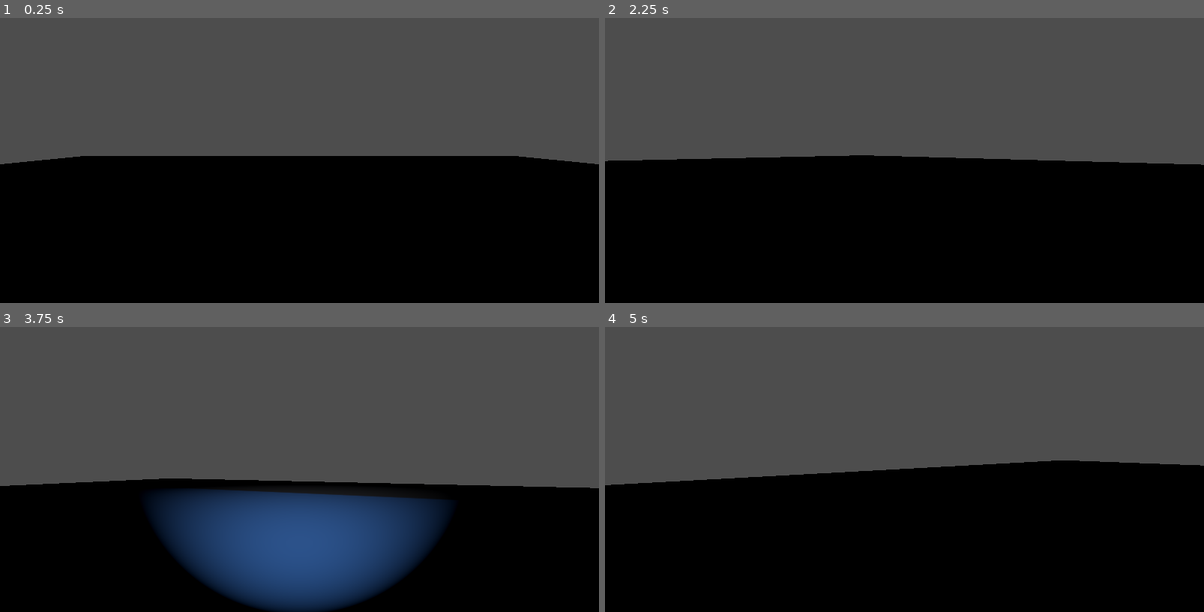
Above: before the commit, frames 1-4 (two rows, left to right).
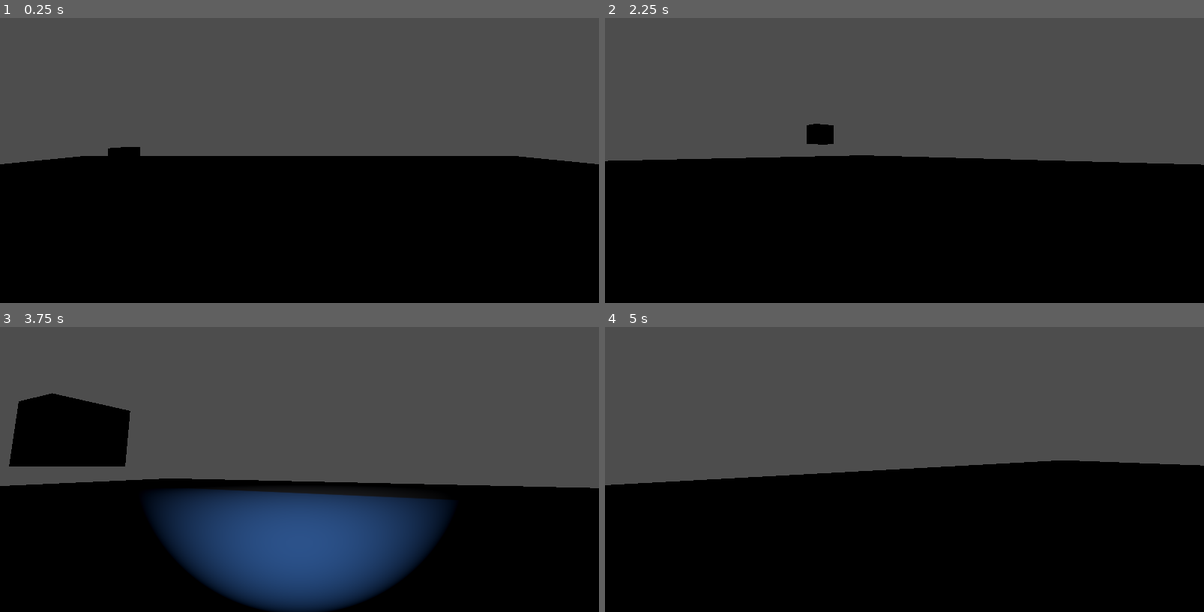
Above: after the commit, the same moments.

Repository: ztamagoru/LaboratorioII
Game: Godot game, scene res://scene_test.tscn
Same seed, same stepped clock (60 frames per second), same inputs: the game is played once before the commit and once after it. This scene is started directly instead of the project's main scene. The engine's default icon, where the game draws it, is replaced by a stand-in: a white triangle on a blue panel in a dark square.
Inputs (mouse positions are in pixels of both pictures, inside the frame that each line leads up to):
- Up to frame 1 (0.25 s): no input
- Up to frame 2 (2.25 s): move the mouse to (898, 140) at 0.52 s; hold F (flashlight) 0.53-1.28 s; hold W (move_forward) from 0.53 s (still down); tap Space (move_jump) at 0.77, 1.52 s; move the mouse to (946, 137) at 1.27 s; tap F (flashlight) at 1.35 s; move the mouse to (856, 132) at 2.02 s; hold Ctrl (move_crouch) from 2.03 s (still down)
- Up to frame 3 (3.75 s): tap F (flashlight) at 2.3, 3.05 s; move the mouse to (305, 443) at 2.77 s; release W (move_forward) at 2.78 s; release Ctrl (move_crouch) at 2.78 s; hold A (move_left) 2.78-3.53 s; tap Shift (move_sprint) at 2.85 s; tap Space (move_jump) at 3.02 s; move the mouse to (275, 438) at 3.52 s; hold W (move_forward) from 3.53 s (still down); hold F (flashlight) from 3.53 s (still down)
- Up to frame 4 (5 s): keep holding W (move_forward); tap Space (move_jump) at 3.77, 4.52 s; move the mouse to (934, 441) at 4.27 s; release F (flashlight) at 4.28 s; tap F (flashlight) at 4.35 s

The runs differ from the first frame. In frame 1, 0.2% of the frame differs, in the area x 18-24%, y 45-49%; in frame 2, 0.3%; in frame 3, 4.4%, in the area x 1-22%, y 23-49%; in frame 4, nothing differs.

Commit message:
Añadido deteccion del enemigo con la linterna

Diff:
--- a/scene_test.tscn
+++ b/scene_test.tscn
@@ -1,7 +1,8 @@
-[gd_scene load_steps=6 format=3 uid="uid://cvm6cqln8txh0"]
+[gd_scene load_steps=7 format=3 uid="uid://b8td54wes58m3"]
 
 [ext_resource type="Texture2D" uid="uid://b5lk0cj8gunfw" path="res://icon.svg" id="1_oqoec"]
 [ext_resource type="PackedScene" uid="uid://lo8hel43hvuk" path="res://scenes/components/player/player.tscn" id="2_6v5sk"]
+[ext_resource type="PackedScene" uid="uid://nak2ja0pbcll" path="res://scenes/components/enemies/flashlight enemy/flashlight_enemy.tscn" id="3_6v5sk"]
 
 [sub_resource type="BoxShape3D" id="BoxShape3D_k8rpb"]
 size = Vector3(100, 1, 100)
@@ -70,3 +71,6 @@
 
 [node name="Player" parent="." instance=ExtResource("2_6v5sk")]
 transform = Transform3D(1, 0, 0, 0, 1, 0, 0, 0, 1, 0, 1, 0)
+
+[node name="FlashlightEnemy" parent="." instance=ExtResource("3_6v5sk")]
+transform = Transform3D(1, 0, 0, 0, 1, 0, 0, 0, 1, -9.80465, 1.53086, -12.2851)
--- /dev/null
+++ b/scenes/components/enemies/flashlight enemy/flash_area.gd
@@ -0,0 +1,37 @@
+extends Area3D
+
+@export var flashlight : SpotLight3D
+@onready var shape: CollisionShape3D = $CollisionShape3D
+@onready var player : CharacterBody3D = $"../../.."
+
+func _ready():
+	body_entered.connect(_on_body_entered)
+	body_exited.connect(_on_body_exited)
+
+#func _process(delta: float) -> void:
+	#if spot_light and shape.shape is BoxShape3D:
+		#var range = spot_light.spot_range
+		#var angle = deg_to_rad(spot_light.spot_angle)
+#
+		## Calculamos tamaño del box para imitar el cono
+		#var box_size = Vector3(
+			#tan(angle / 2.0) * range,   # ancho según el ángulo
+			#tan(angle / 2.0) * range,   # alto según el ángulo
+			#range                      # profundidad = alcance
+		#)
+#
+		#shape.shape.size = box_size * 2.0           # tamaño completo del box
+		#shape.position = Vector3(0, 0, -range / 2)  # mover hacia adelante
+
+#func _on_body_entered(body: Node) -> void:
+	#if body.is_in_group("Enemigo"):
+		#if player._is_flashlight_on:
+			#print("Dentro")
+
+func _on_body_entered(body: Node) -> void:
+	if body.is_in_group("Enemigo") and player._is_flashlight_on:
+		print("Dentro")
+
+func _on_body_exited(body: Node) -> void:
+	if body.is_in_group("Enemigo"):
+		print("Fuera")
--- a/scenes/components/enemies/flashlight enemy/flashlight_enemy.tscn
+++ b/scenes/components/enemies/flashlight enemy/flashlight_enemy.tscn
@@ -4,7 +4,7 @@
 
 [sub_resource type="BoxMesh" id="BoxMesh_prel8"]
 
-[node name="FlashlightEnemy" type="CharacterBody3D"]
+[node name="FlashlightEnemy" type="CharacterBody3D" groups=["Enemigo"]]
 
 [node name="CollisionShape3D" type="CollisionShape3D" parent="."]
 shape = SubResource("BoxShape3D_14g0x")
--- a/scenes/components/player/player.tscn
+++ b/scenes/components/player/player.tscn
@@ -1,8 +1,9 @@
-[gd_scene load_steps=14 format=3 uid="uid://lo8hel43hvuk"]
+[gd_scene load_steps=16 format=3 uid="uid://lo8hel43hvuk"]
 
 [ext_resource type="Script" uid="uid://cyds8q3dmlcb3" path="res://scenes/components/player/player.gd" id="1_1xbud"]
 [ext_resource type="Script" uid="uid://bx85bjwpsd5se" path="res://scenes/components/player/player_camera.gd" id="2_2oloj"]
 [ext_resource type="Script" uid="uid://djsaxmjtfx8g3" path="res://scripts/fsm/fsm.gd" id="3_c8uok"]
+[ext_resource type="Script" uid="uid://dx464xya4pslq" path="res://scenes/components/enemies/flashlight enemy/flash_area.gd" id="3_vj2w8"]
 [ext_resource type="Script" uid="uid://mv8nikkecad4" path="res://scenes/components/player/states/idle.gd" id="4_tcka2"]
 [ext_resource type="Script" uid="uid://6sj3ia7fne8w" path="res://scenes/components/player/states/fall.gd" id="5_frspl"]
 [ext_resource type="Script" uid="uid://sxd7rl0nyqv7" path="res://scenes/components/player/states/jump.gd" id="6_aes0s"]
@@ -11,6 +12,60 @@
 [sub_resource type="CapsuleShape3D" id="CapsuleShape3D_1xbud"]
 
 [sub_resource type="CapsuleMesh" id="CapsuleMesh_imdkq"]
+
+[sub_resource type="BoxShape3D" id="BoxShape3D_da40g"]
+size = Vector3(3.46613, 2.40717, 5.97583)
+
+[sub_resource type="Animation" id="Animation_vj2w8"]
+length = 0.001
+tracks/0/type = "value"
+tracks/0/imported = false
+tracks/0/enabled = true
+tracks/0/path = NodePath("CollisionShape3D:shape:height")
+tracks/0/interp = 1
+tracks/0/loop_wrap = true
+tracks/0/keys = {
+"times": PackedFloat32Array(0),
+"transitions": PackedFloat32Array(1),
+"update": 0,
+"values": [2.0]
+}
+tracks/1/type = "value"
+tracks/1/imported = false
+tracks/1/enabled = true
+tracks/1/path = NodePath("CollisionShape3D:position")
+tracks/1/interp = 1
+tracks/1/loop_wrap = true
+tracks/1/keys = {
+"times": PackedFloat32Array(0),
+"transitions": PackedFloat32Array(1),
+"update": 0,
+"values": [Vector3(0, 1, 0)]
+}
+tracks/2/type = "value"
+tracks/2/imported = false
+tracks/2/enabled = true
+tracks/2/path = NodePath("CollisionShape3D/MeshInstance3D:mesh:height")
+tracks/2/interp = 1
+tracks/2/loop_wrap = true
+tracks/2/keys = {
+"times": PackedFloat32Array(0),
+"transitions": PackedFloat32Array(1),
+"update": 0,
+"values": [2.0]
+}
+tracks/3/type = "value"
+tracks/3/imported = false
+tracks/3/enabled = true
+tracks/3/path = NodePath("Camera3D:position")
+tracks/3/interp = 1
+tracks/3/loop_wrap = true
+tracks/3/keys = {
+"times": PackedFloat32Array(0),
+"transitions": PackedFloat32Array(1),
+"update": 0,
+"values": [Vector3(0, 2, 0)]
+}
 
 [sub_resource type="Animation" id="Animation_tw4o5"]
 resource_name = "crouch"
@@ -80,57 +135,6 @@
 "values": [Vector3(0, 1.5, 0), Vector3(0, 1, 0), Vector3(0, 1.5, 0)]
 }
 
-[sub_resource type="Animation" id="Animation_vj2w8"]
-length = 0.001
-tracks/0/type = "value"
-tracks/0/imported = false
-tracks/0/enabled = true
-tracks/0/path = NodePath("CollisionShape3D:shape:height")
-tracks/0/interp = 1
-tracks/0/loop_wrap = true
-tracks/0/keys = {
-"times": PackedFloat32Array(0),
-"transitions": PackedFloat32Array(1),
-"update": 0,
-"values": [2.0]
-}
-tracks/1/type = "value"
-tracks/1/imported = false
-tracks/1/enabled = true
-tracks/1/path = NodePath("CollisionShape3D:position")
-tracks/1/interp = 1
-tracks/1/loop_wrap = true
-tracks/1/keys = {
-"times": PackedFloat32Array(0),
-"transitions": PackedFloat32Array(1),
-"update": 0,
-"values": [Vector3(0, 1, 0)]
-}
-tracks/2/type = "value"
-tracks/2/imported = false
-tracks/2/enabled = true
-tracks/2/path = NodePath("CollisionShape3D/MeshInstance3D:mesh:height")
-tracks/2/interp = 1
-tracks/2/loop_wrap = true
-tracks/2/keys = {
-"times": PackedFloat32Array(0),
-"transitions": PackedFloat32Array(1),
-"update": 0,
-"values": [2.0]
-}
-tracks/3/type = "value"
-tracks/3/imported = false
-tracks/3/enabled = true
-tracks/3/path = NodePath("Camera3D:position")
-tracks/3/interp = 1
-tracks/3/loop_wrap = true
-tracks/3/keys = {
-"times": PackedFloat32Array(0),
-"transitions": PackedFloat32Array(1),
-"update": 0,
-"values": [Vector3(0, 2, 0)]
-}
-
 [sub_resource type="AnimationLibrary" id="AnimationLibrary_da40g"]
 _data = {
 &"RESET": SubResource("Animation_vj2w8"),
@@ -160,6 +164,13 @@
 spot_range = 18.3426
 spot_angle = 37.9391
 
+[node name="FlashArea" type="Area3D" parent="Camera3D/Flashlight"]
+script = ExtResource("3_vj2w8")
+
+[node name="CollisionShape3D" type="CollisionShape3D" parent="Camera3D/Flashlight/FlashArea"]
+transform = Transform3D(1, 0, 0, 0, 1, 0, 0, 0, 1, 0.0844281, 0.703583, -2.88557)
+shape = SubResource("BoxShape3D_da40g")
+
 [node name="FSM" type="Node3D" parent="." node_paths=PackedStringArray("player")]
 script = ExtResource("3_c8uok")
 player = NodePath("..")
Not shown, added: scenes/components/enemies/flashlight enemy/flash_area.gd.uid
